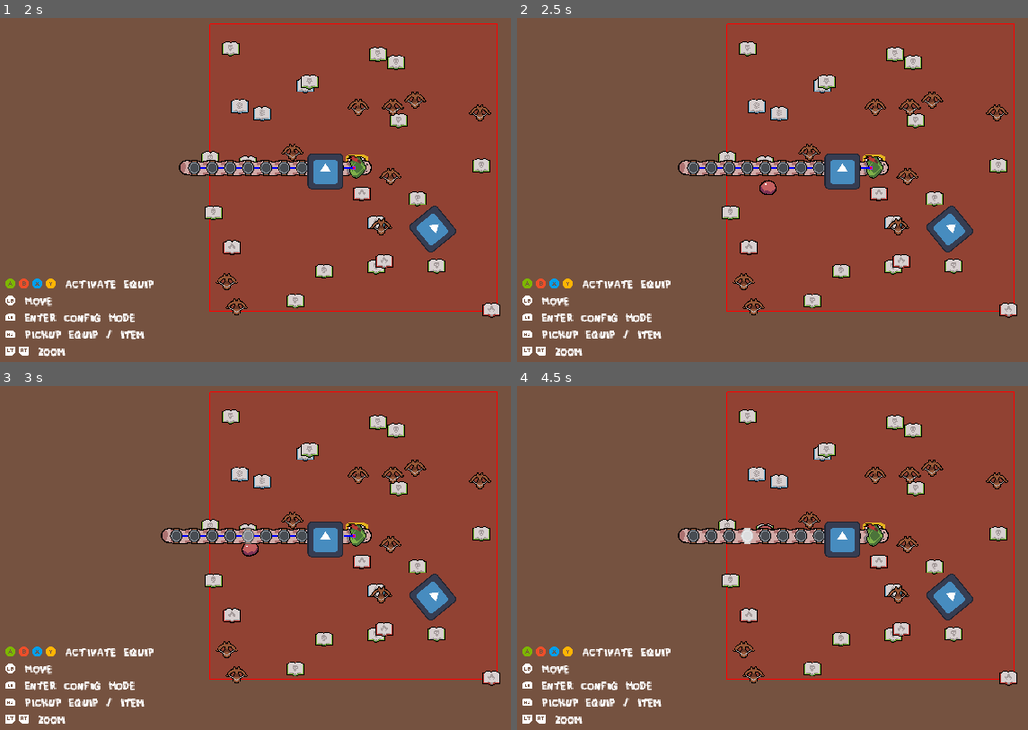
Above: before the commit, frames 1-4 (two rows, left to right).
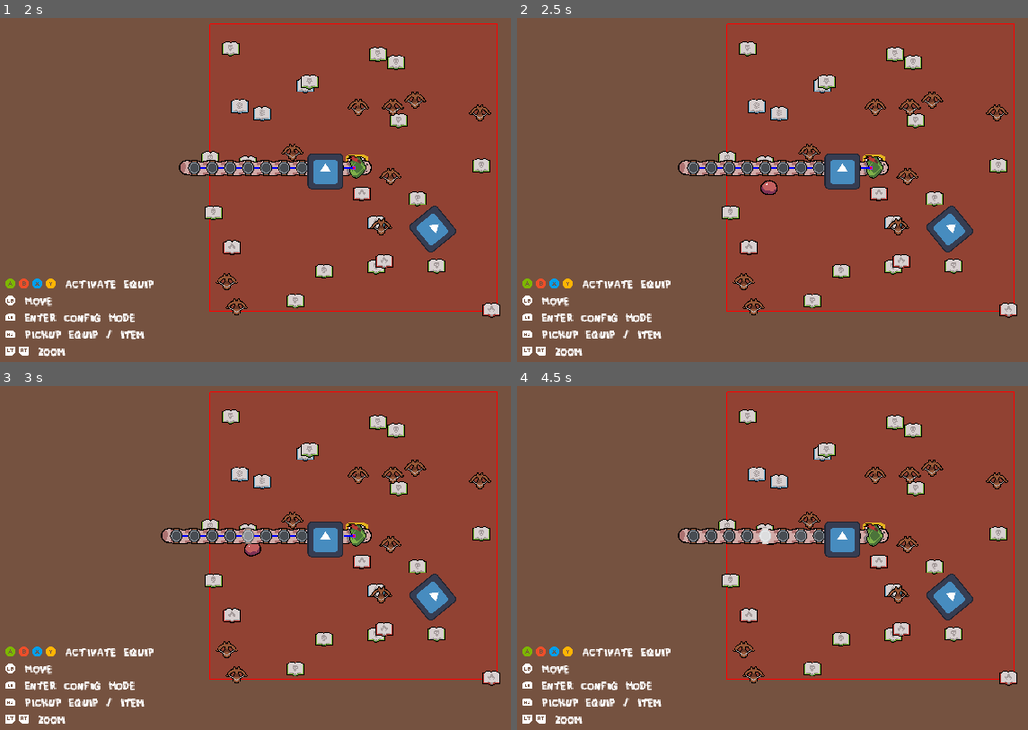
Above: after the commit, the same moments.

Repository: Justuna/worm-odyssey
Game: Godot game, scene res://scenes/tests/worm_test.tscn
The game is run twice, just before and just after one commit, with the same random seed, the same clock (stepped at 60 frames per second) and the same inputs. The engine's default icon, where the game draws it, is replaced by a stand-in: a white triangle on a blue panel in a dark square.
Inputs (mouse positions are in pixels of both pictures, inside the frame that each line leads up to):
- Up to frame 1 (2 s): tap Enter at 0.5 s; move the mouse to (outside the picture) at 0.52 s; hold D 0.53-1.28 s; tap G at 0.6 s; click (outside the picture) at 0.67 s; tap Space at 1.25 s; move the mouse to (209, 186) at 1.27 s; hold S from 1.28 s (still down); tap B at 1.35 s
- Up to frame 2 (2.5 s): tap Enter at 2 s; move the mouse to (941, 79) at 2.02 s; release S at 2.03 s; hold D from 2.03 s (still down); tap G at 2.1 s
- Up to frame 3 (3 s): keep holding D; move the mouse to (316, 616) at 2.77 s; tap B at 2.85 s; click (316, 616) at 2.92 s
- Up to frame 4 (4.5 s): move the mouse to (outside the picture) at 3.52 s; release D at 3.53 s; hold S from 3.53 s (still down); tap G at 3.6 s; move the mouse to (654, 475) at 4.27 s; tap B at 4.35 s

Frame 1 is identical in both runs. In frame 2, less than 0.1% of the frame differs, in the area x 47-51%, y 46-52%; in frame 3, less than 0.1%; in frame 4, 0.2%, in the area x 43-51%, y 40-47%.

Commit message:
Add random jitter to chase

Diff:
--- a/assets/animations/entity.tres
+++ b/assets/animations/entity.tres
@@ -1,4 +1,40 @@
 [gd_resource type="AnimationLibrary" load_steps=4 format=3 uid="uid://xpohjy813mq"]
+
+[sub_resource type="Animation" id="Animation_mjg4l"]
+length = 0.001
+tracks/0/type = "bezier"
+tracks/0/imported = false
+tracks/0/enabled = true
+tracks/0/path = NodePath("VisualHolder:position:x")
+tracks/0/interp = 1
+tracks/0/loop_wrap = true
+tracks/0/keys = {
+"handle_modes": PackedInt32Array(0),
+"points": PackedFloat32Array(0, -0.25, 0, 0.25, 0),
+"times": PackedFloat32Array(0)
+}
+tracks/1/type = "bezier"
+tracks/1/imported = false
+tracks/1/enabled = true
+tracks/1/path = NodePath("VisualHolder:position:y")
+tracks/1/interp = 1
+tracks/1/loop_wrap = true
+tracks/1/keys = {
+"handle_modes": PackedInt32Array(0),
+"points": PackedFloat32Array(0, -0.25, 0, 0.25, 0),
+"times": PackedFloat32Array(0)
+}
+tracks/2/type = "bezier"
+tracks/2/imported = false
+tracks/2/enabled = true
+tracks/2/path = NodePath("VisualHolder/Visual:rotation")
+tracks/2/interp = 1
+tracks/2/loop_wrap = true
+tracks/2/keys = {
+"handle_modes": PackedInt32Array(0),
+"points": PackedFloat32Array(0, -0.25, 0, 0.25, 0),
+"times": PackedFloat32Array(0)
+}
 
 [sub_resource type="Animation" id="Animation_hylmu"]
 resource_name = "idle"
@@ -25,42 +61,6 @@
 "handle_modes": PackedInt32Array(0, 0, 0),
 "points": PackedFloat32Array(0, -0.25, 0, 0.25, 0, 6, -0.25, 0, 0.25, 0, 0, -0.25, 0, 0.25, 0),
 "times": PackedFloat32Array(0, 1, 2)
-}
-tracks/2/type = "bezier"
-tracks/2/imported = false
-tracks/2/enabled = true
-tracks/2/path = NodePath("VisualHolder/Visual:rotation")
-tracks/2/interp = 1
-tracks/2/loop_wrap = true
-tracks/2/keys = {
-"handle_modes": PackedInt32Array(0),
-"points": PackedFloat32Array(0, -0.25, 0, 0.25, 0),
-"times": PackedFloat32Array(0)
-}
-
-[sub_resource type="Animation" id="Animation_mjg4l"]
-length = 0.001
-tracks/0/type = "bezier"
-tracks/0/imported = false
-tracks/0/enabled = true
-tracks/0/path = NodePath("VisualHolder:position:x")
-tracks/0/interp = 1
-tracks/0/loop_wrap = true
-tracks/0/keys = {
-"handle_modes": PackedInt32Array(0),
-"points": PackedFloat32Array(0, -0.25, 0, 0.25, 0),
-"times": PackedFloat32Array(0)
-}
-tracks/1/type = "bezier"
-tracks/1/imported = false
-tracks/1/enabled = true
-tracks/1/path = NodePath("VisualHolder:position:y")
-tracks/1/interp = 1
-tracks/1/loop_wrap = true
-tracks/1/keys = {
-"handle_modes": PackedInt32Array(0),
-"points": PackedFloat32Array(0, -0.25, 0, 0.25, 0),
-"times": PackedFloat32Array(0)
 }
 tracks/2/type = "bezier"
 tracks/2/imported = false
--- a/scripts/ai/chase_ai.gd
+++ b/scripts/ai/chase_ai.gd
@@ -19,10 +19,13 @@
 @export var wander_walk_interval: Vector2 = Vector2(2, 4)
 @export var wander_wait_interval: Vector2 = Vector2(0.5, 2)
 @export var animation_player: AnimationPlayer
+@export var random_jitter: float = 32
 
 @onready var body: CharacterBody2D = get_parent() as CharacterBody2D
 
 var state: State = State.WANDER_WALK
+
+var _chase_jitter: Vector2
 
 var _wander_walk_timer: float
 var _wander_direction: Vector2
@@ -47,7 +50,7 @@
 			if not enemy_detector.nearest_entity:
 				_switch_state(State.WANDER_WALK)
 				return
-			body.velocity = speed.amount * (enemy_detector.nearest_entity.global_position - global_position).normalized()
+			body.velocity = speed.amount * ((enemy_detector.nearest_entity.global_position + _chase_jitter) - global_position).normalized()
 			body.move_and_slide()
 		State.WANDER_WALK:
 			_wander_walk_timer -= delta
@@ -65,6 +68,7 @@
 	state = _state
 	match state:
 		State.CHASE:
+			_chase_jitter = Vector2(randf_range(-1, 1) * random_jitter, randf_range(-1, 1) * random_jitter)
 			animation_player.play("entity/walk")
 		State.WANDER_WALK:
 			_wander_walk_timer = randf_range(wander_walk_interval.x, wander_walk_interval.y)
